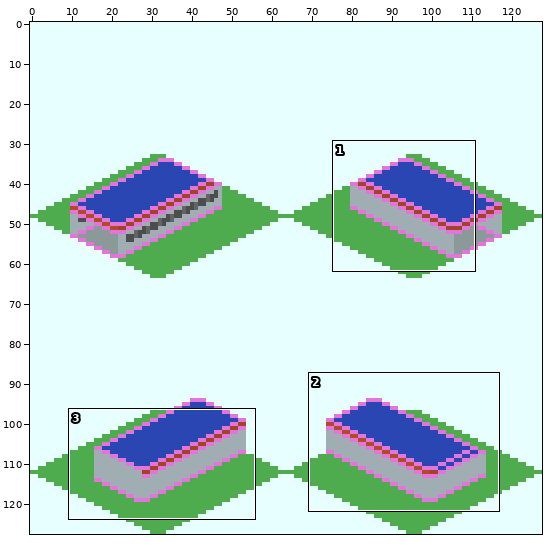
Sprite sheet -- Subway_Station_Gateway_ST_Default.png. Above, an overview of the earlier version with the close-up marked.
Close-up. First the earlier version:
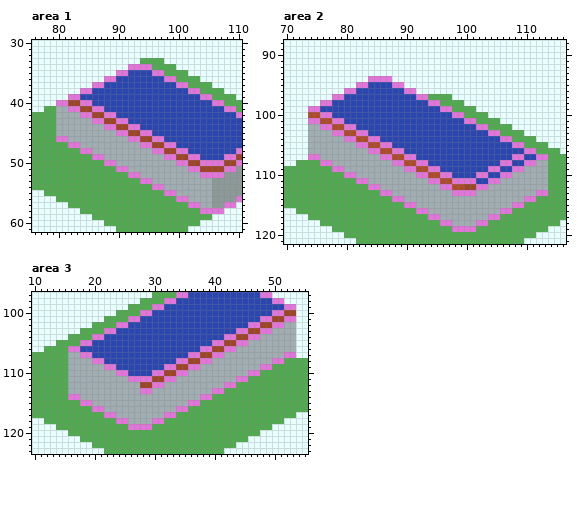
The file is 128x128 pixels. Shown: area 1: x 76..110, y 30..61; area 2: x 70..116, y 88..121; area 3: x 10..55, y 97..123.
And afterwards:
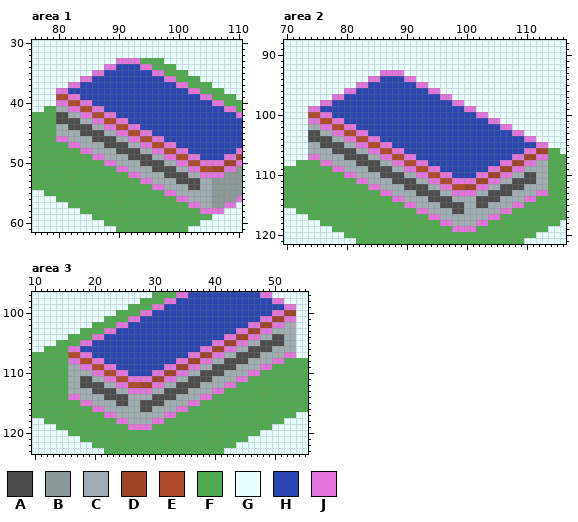
Palette (. is transparent): A #4d4d4d  B #8b9a99  C #a0adb2  D #9f4424  E #b04b28  F #4eac4e  G #e7ffff  H #2946b2  J #e474db
The edit:
Changed rows in their new state; - is an unchanged pixel.
Area 1:
first column x 80:
33 ----------JJJJ------------
34 --------JJHHHH------------
35 ------JJHHHH--------------
36 ----JJHHHH----------------
37 --JJHHHH------------------
38 JJHHHH--------------------
39 EE------------------------
40 --EE----------------------
41 ----EE--------------------
42 AA----EE------------------
43 AAAA----EE----------------
44 --AAAA----EE--------------
45 ----AAAA----EE------------
46 ------AAAA----EE----------
47 --------AAAA----EE--------
48 ----------AAAA----EE------
49 ------------AAAA----EE----
50 --------------AAAA----EE--
51 ----------------AAAA----EE
52 ------------------AAAA----
53 --------------------AAAA--
54 ----------------------AA--
Area 2:
first column x 74:
 93 ------------JJJJ------------------------
 94 ------------HHHHJJ----------------------
 95 --------------HHHHJJ--------------------
 96 ----------------HHHHJJ------------------
 97 ------------------HHHHJJ----------------
 98 --------------------HHHHJJ--------------
 99 ----------------------HHHHJJ------------
100 ------------------------HHHHJJ----------
101 --------------------------HHHHJJ--------
102 ----------------------------HHHHJJ------
103 AA----------------------------HHHHJJ----
104 AAAA----------------------------HHHHJJ--
105 --AAAA----------------------------HHHHJJ
106 ----AAAA------------------------------DD
107 ------AAAA--------------------------DD--
108 --------AAAA----------------------DD----
109 ----------AAAA------------------DD------
110 ------------AAAA--------------DD----AA--
111 --------------AAAA----------DD----AAAA--
112 ----------------AAAA------------AAAA----
113 ------------------AAAA--------AAAA------
114 --------------------AAAA----AAAA--------
115 ----------------------AAAA--AA----------
116 ------------------------AA--------------
Area 3:
first column x 16:
104 ----------------------------------AA
105 --------------------------------AAAA
106 ------------------------------AAAA--
107 EE--------------------------AAAA----
108 JJEE----------------------AAAA------
109 --JJEE------------------AAAA--------
110 ----JJEE--------------AAAA----------
111 --AA--JJEE----------AAAA------------
112 --AAAA--JJEE------AAAA--------------
113 ----AAAA--JJ----AAAA----------------
114 ------AAAA----AAAA------------------
115 --------AA--AAAA--------------------
116 ------------AA----------------------
Pixel boxes of the changes (left, top, right, bottom) in both close-ups:
changed: (56, 58, 212, 190)
changed: (308, 70, 548, 214)
changed: (68, 334, 284, 412)
